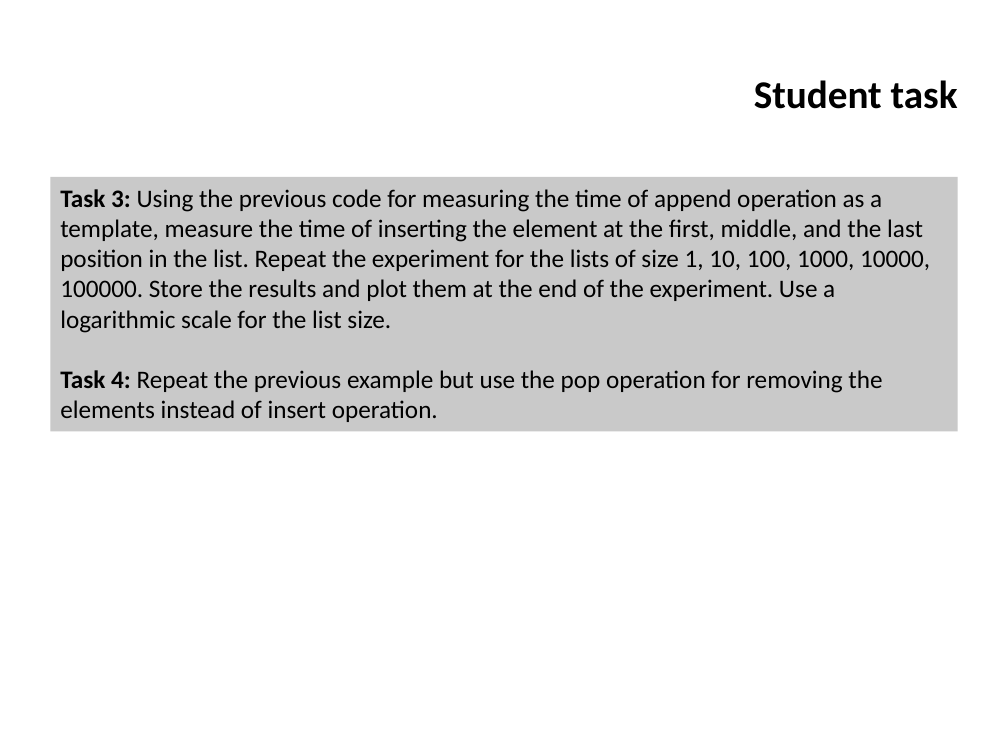
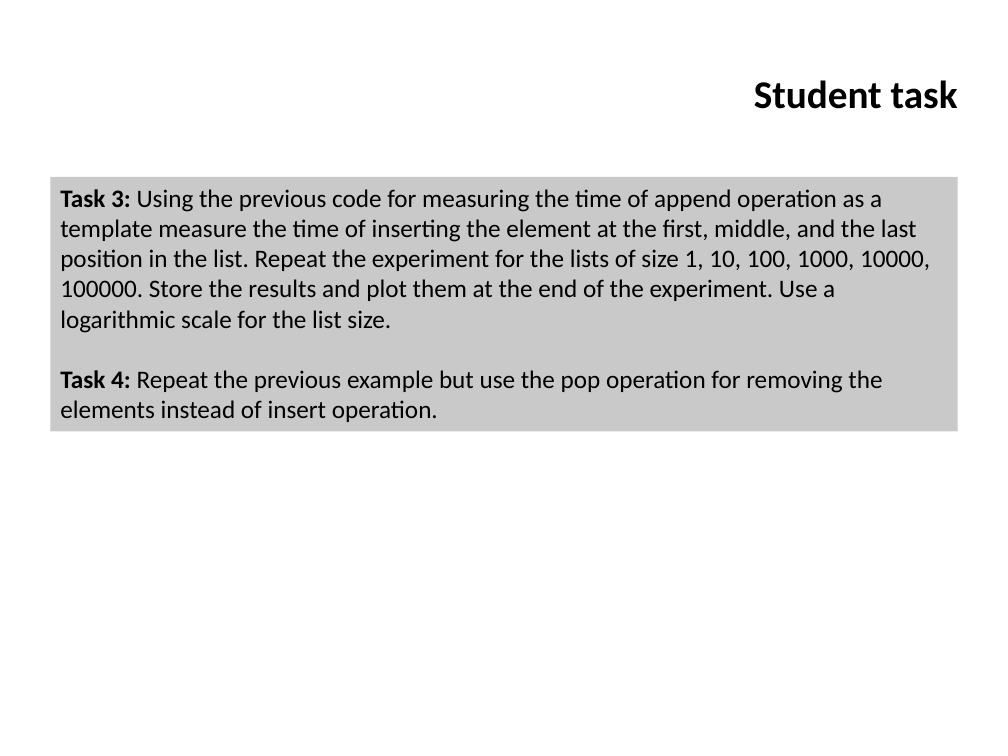
Before and after one commit to ifromm/dsa, a slide deck: slide 29 of slides/unit_3_elementary_ds.pptx. Drawn at 1008x756 pixels with LibreOffice and Linux fonts; fonts in the diff are those of the drawing; background and template pictures are left out. Boxes give left, top, right and bottom in pixels: in the first picture for what was removed or moved away, otherwise in the second. Text is boxed around its words. In the diff, an @@ line names an element or a change of style, - is before the commit and + after.

```diff
--- a/slides/unit_3_elementary_ds.pptx
+++ b/slides/unit_3_elementary_ds.pptx
@@ text in rectangle at bbox=[60, 189, 930, 333]: text changed @@
-Task 3: Using the previous code for measuring the time of append operation as a template, measure the time of inserting the element at the first, middle, and the last position in the list. Repeat the experiment for the lists of size 1, 10, 100, 1000, 10000, 100000. Store the results and plot them at the end of the experiment. Use a logarithmic scale for the list size.
+Task 3: Using the previous code for measuring the time of append operation as a template measure the time of inserting the element at the first, middle, and the last position in the list. Repeat the experiment for the lists of size 1, 10, 100, 1000, 10000, 100000. Store the results and plot them at the end of the experiment. Use a logarithmic scale for the list size.
```
Also in this commit, not shown: 7 other files.
